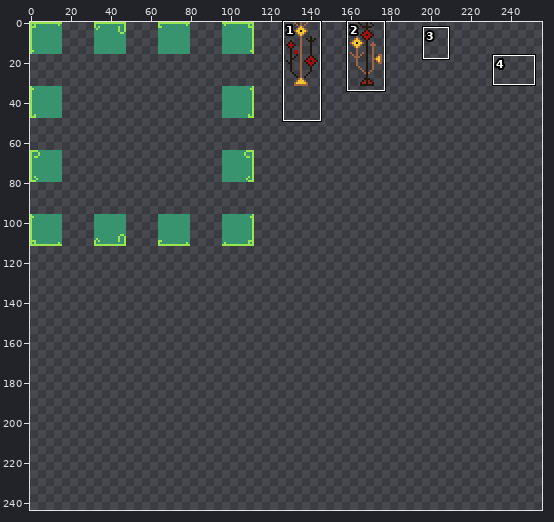
Two versions of one sprite sheet, assets/Main Tileset.png. The picture above shows the old version from afar; the outline marks the close-up.
Close-up. As it was:
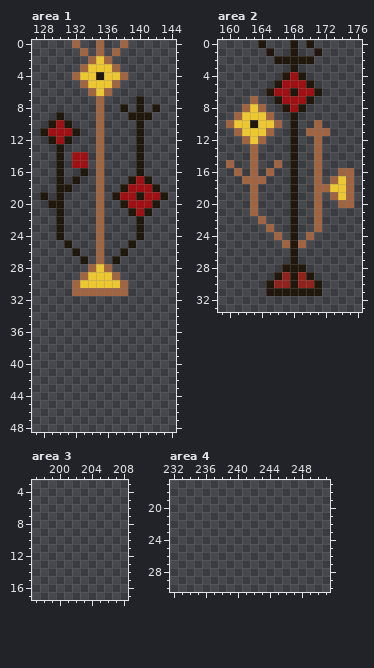
The file is 256x256 pixels. Pixels under 10% opacity are left out. Shown: area 1: x 127..144, y 0..48; area 2: x 159..176, y 0..33; area 3: x 197..208, y 3..17; area 4: x 232..251, y 17..30. The wide view leaves out empty margins. The commit also changed other parts of the picture, which this record leaves out.
After:
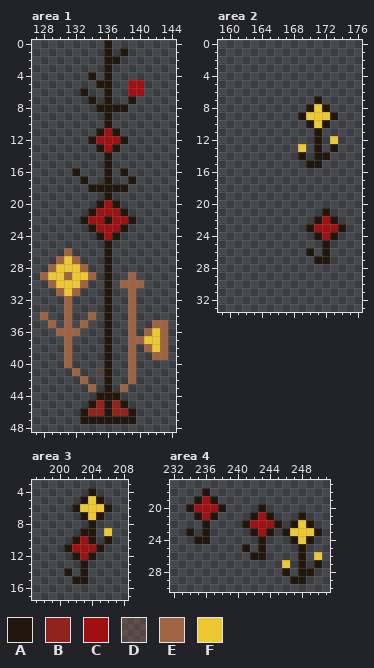
Palette (. is transparent): A #21170d  B #91231d  C #9f1013  D #9f624443  E #a06443  F #edc832
The edit:
Changed rows in their new state; - is an unchanged pixel.
Area 1:
first column x 128:
 0 ----.--.A-.-----
 1 -----.-.A.A-----
 2 ------..AA------
 3 -----...A.------
 4 ----..A.A..-----
 5 -----..AA.-CC---
 6 -----A..A--CC---
 7 ------A.A--A.---
 8 -------AAA--.-.-
 9 --.----.A--...--
10 -...---.A---.---
11 .....--ACA--.---
12 -...--ACCCA-.---
13 --.----ACA--.---
14 --.-..-.A---.---
15 --.-..-.A---.---
16 --.-A.-.A-A-.---
17 --.-.A-.A---..--
18 --..--AAAA-....-
19 .-.----.A.......
20 -..----ACA.....-
21 --.---ACCCA...--
22 --.--ACCACCA.---
23 --.---ACCCA-.---
24 --.----ACA--.---
25 ---.---.A--.----
26 ---E.--.A-.-----
27 --EFE.-.A.------
28 -EFFFE..A-------
29 EFFEFFE.A.-E----
30 -EFFFE..A.-EE---
31 --EF-...A..E----
32 ---E----A--E----
33 ---E----A--E----
34 E--E--E-A--E----
35 -E-E-E--A--E--EE
36 --EEE---A--E-EFE
37 ---E----A--EEFFE
38 ---E----A--E-EFE
39 ---E----A--E--EE
40 ---E----A--E----
41 ----E--DA--E----
42 -----E--A--E----
43 ------E-A-E-----
44 -------AAA------
45 ------ABABA-----
46 -----ABBABBA----
47 -----AAAAAAA----
Area 2:
first column x 160:
 0 ----.---.-.-----
 1 -----.--.--.----
 2 ------.....-----
 3 --------.-------
 4 -------...------
 5 ------.....-----
 6 -----.......----
 7 ---.--.....A----
 8 --...--...AFA---
 9 -.....--.AFFFA--
10 .......-.-AFA---
11 -.....--.-.A.---
12 --...---.--A-F--
13 ---.----.F-A-A--
14 ---.----.A-AA---
15 .--.--.-.-AA----
16 -.-.-.--.--.--..
17 --...---.--.-...
18 ---.----.--.....
19 ---.----.--.-...
20 ---.----.--.--..
21 ---.----.--.A---
22 ----.---.--ACA--
23 -----.--.-ACCCA-
24 ------.-.-.ACA--
25 -------...--A---
26 --------.-A-A---
27 --------.--AA---
28 -------...------
29 ------.....-----
30 -----.......----
31 -----.......----
Area 3:
first column x 201:
 4 ---A--
 5 --AFA-
 6 -AFFFA
 7 --AFA-
 8 ---A--
 9 --AA-F
10 -ACA-A
11 ACCCA-
12 -ACA--
13 --A---
14 A-A---
15 -AA---
Area 4:
first column x 234:
18 --A--------------
19 -ACA-------------
20 ACCCA----A-------
21 -ACA----ACA---A--
22 --A----ACCCA-AFA-
23 A-A-----ACA-AFFFA
24 -AA------A---AFA-
25 -------A-A----A--
26 --------AA----A-F
27 ------------F-A-A
28 ------------A-AA-
29 -------------AA--
